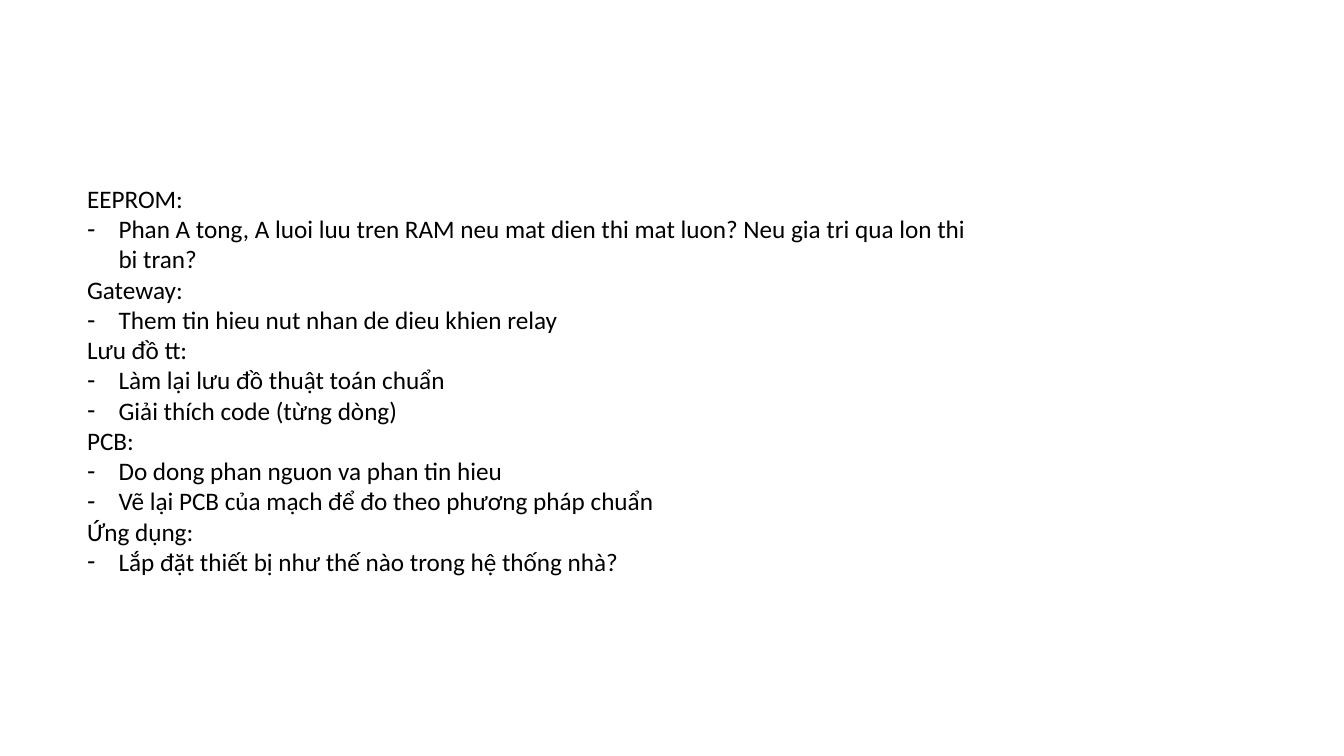
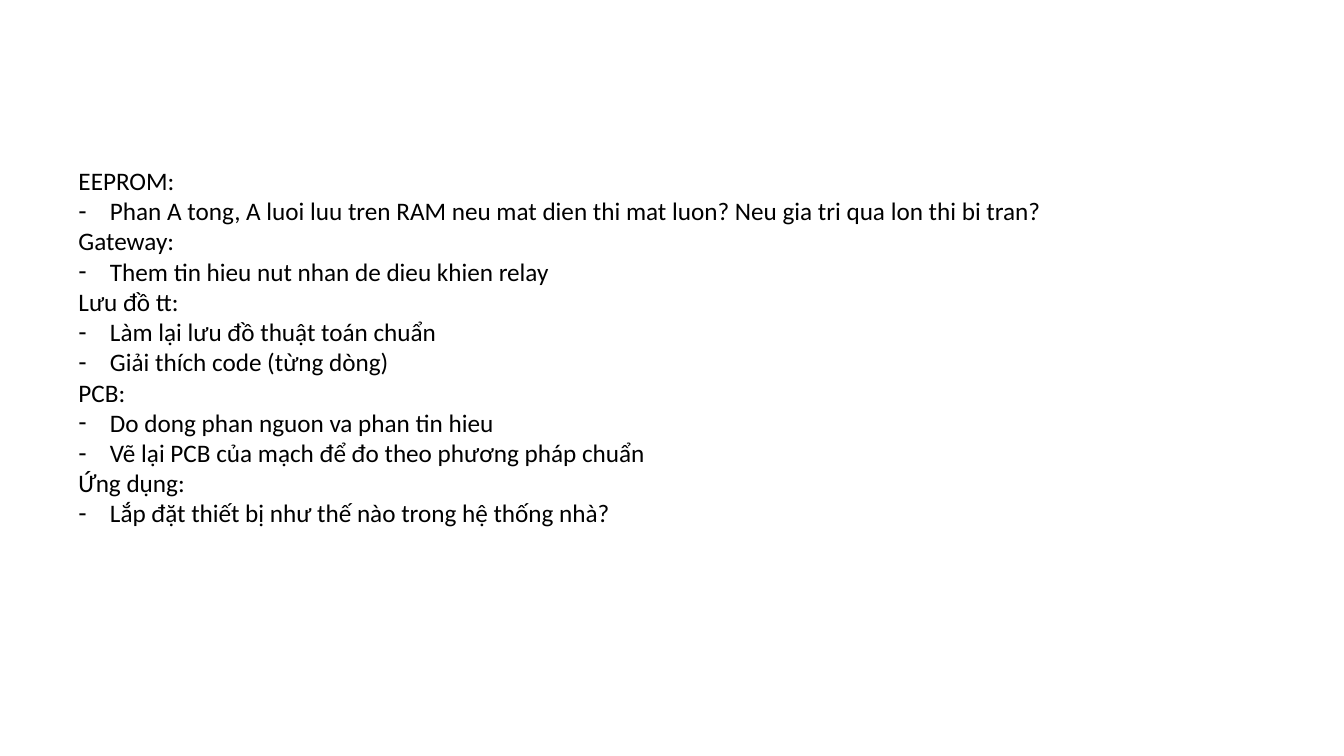
Before and after one commit to deltax1099/DATN, a slide deck: slide 2 of Document/note.pptx. Drawn at 1344x756 pixels with LibreOffice and Linux fonts; fonts in the diff are those of the drawing. Boxes give left, top, right and bottom in pixels: in the first picture for what was removed or moved away, otherwise in the second. Text is boxed around its words. In the diff, an @@ line names an element or a change of style, - is before the commit and + after.

```diff
--- a/Document/note.pptx
+++ b/Document/note.pptx
@@ text "EEPROM:" rewrapped from box(87, 191, 964, 576) to box(78, 173, 1040, 527) @@
```
Also in this commit, not shown: 1 other slide changed, 1 slide added, 1 other file.
